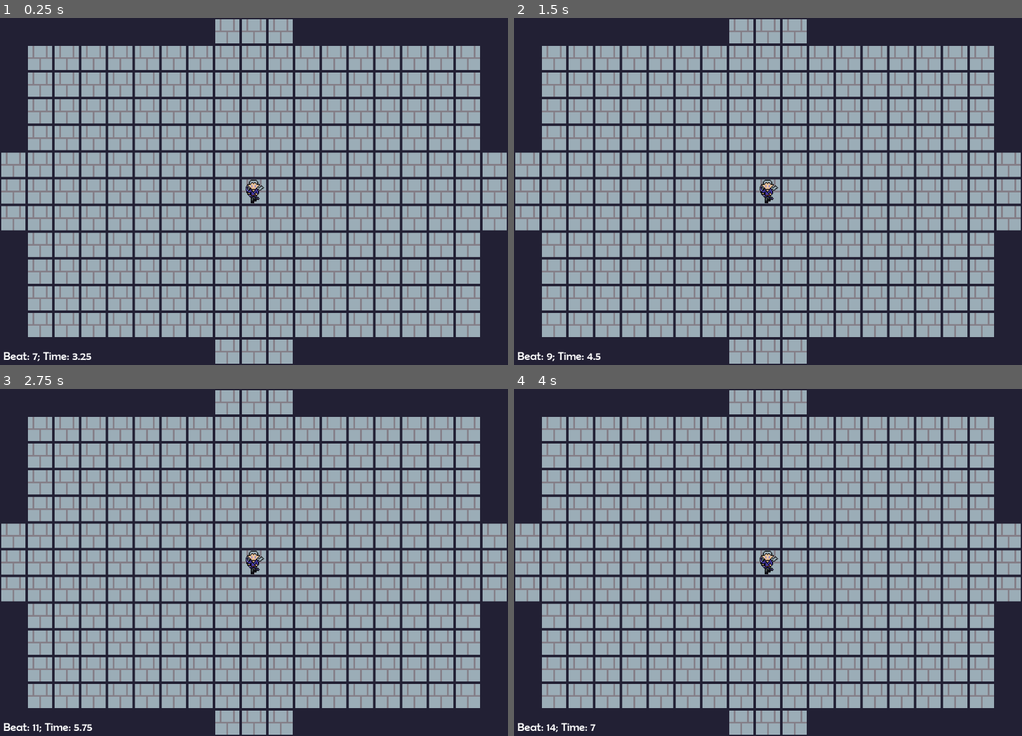
Above: before the commit, frames 1-4 (two rows, left to right).
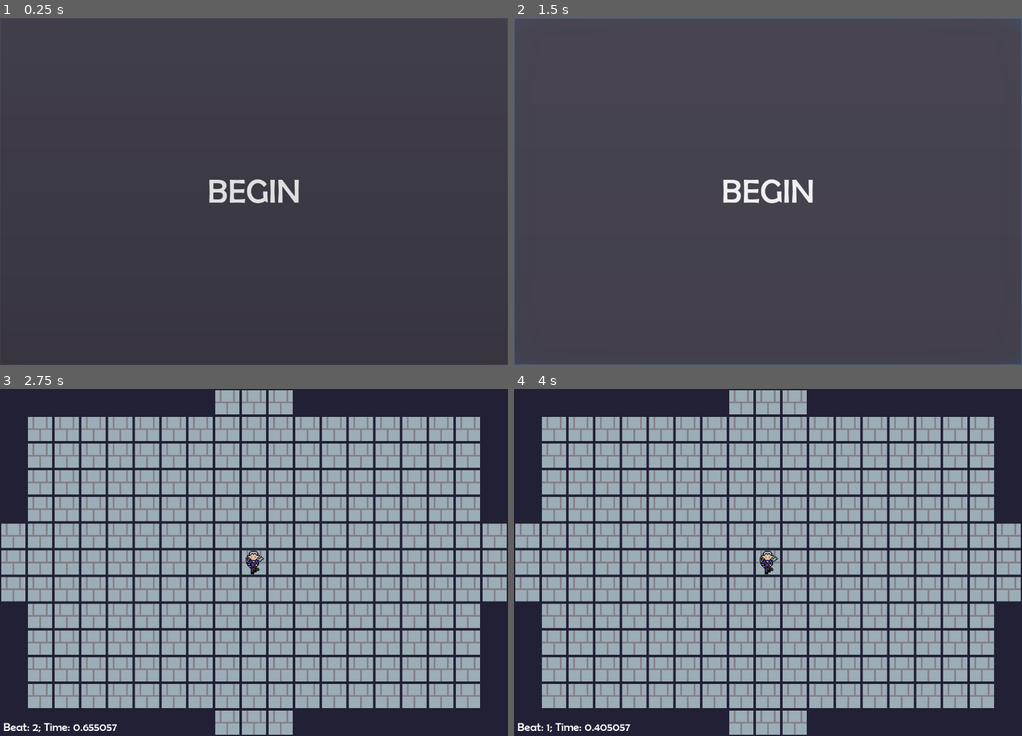
Above: after the commit, the same moments.

Repository: BradHipsher/EKC
Game: Godot game, scene res://main/Game.tscn
The game is run twice, just before and just after one commit, with the same random seed, the same clock (stepped at 60 frames per second) and the same inputs.
Inputs (mouse positions are in pixels of both pictures, inside the frame that each line leads up to):
- Up to frame 1 (0.25 s): no input
- Up to frame 2 (1.5 s): click (768, 191) at 0.5 s, where only the run after the commit has a clickable "BEGIN"; click (768, 191) at 1.25 s, where only the run after the commit has a clickable "BEGIN"
- Up to frame 3 (2.75 s): click (254, 562) at 2 s, where only the run after the commit has a clickable "BEGIN"
- Up to frame 4 (4 s): tap Enter at 2.75 s; move the mouse to (879, 545) at 2.77 s; hold Space (Tap) 2.78-3.53 s; move the mouse to (666, 579) at 3.52 s; tap Space (Tap) at 3.6 s

The runs differ from the first frame. In frame 1, 85% of the frame differs, in the area x 0-100%, y 0-100%; in frame 2, 98%; in frame 3, 0.2%; in frame 4, 0.2%.

Commit message:
add menu for loading buffer?

Diff:
--- a/main/Game.gd
+++ b/main/Game.gd
@@ -2,7 +2,7 @@
 
 var level_mapping_jank = {
 	# as more levels are added, uncomment below and make the last level end on end screen
-	"room" : "..."
+	"menu" : "..."
 }
 
 func _ready():
--- /dev/null
+++ b/main/screens/menu/menu.gd
@@ -0,0 +1,7 @@
+extends Control
+
+func _ready():
+	print("menu")
+
+func _on_Button_pressed():
+	Global.change_screen("room")
--- /dev/null
+++ b/main/screens/menu/menu.tscn
@@ -0,0 +1,49 @@
+[gd_scene load_steps=4 format=2]
+
+[ext_resource path="res://engine/fonts/BRLNSR.TTF" type="DynamicFontData" id=1]
+[ext_resource path="res://main/screens/menu/menu.gd" type="Script" id=2]
+
+[sub_resource type="DynamicFont" id=1]
+size = 80
+font_data = ExtResource( 1 )
+
+[node name="menu" type="Control"]
+anchor_right = 1.0
+anchor_bottom = 1.0
+script = ExtResource( 2 )
+__meta__ = {
+"_edit_use_anchors_": false
+}
+
+[node name="MarginContainer" type="MarginContainer" parent="."]
+anchor_right = 1.0
+anchor_bottom = 1.0
+__meta__ = {
+"_edit_use_anchors_": false
+}
+
+[node name="Panel" type="Panel" parent="MarginContainer"]
+margin_right = 1216.0
+margin_bottom = 832.0
+
+[node name="MarginContainer" type="MarginContainer" parent="MarginContainer/Panel"]
+anchor_right = 1.0
+anchor_bottom = 1.0
+size_flags_horizontal = 3
+size_flags_vertical = 3
+__meta__ = {
+"_edit_use_anchors_": false
+}
+
+[node name="Button" type="Button" parent="MarginContainer/Panel/MarginContainer"]
+margin_right = 1216.0
+margin_bottom = 832.0
+size_flags_horizontal = 3
+size_flags_vertical = 3
+custom_fonts/font = SubResource( 1 )
+text = "BEGIN"
+__meta__ = {
+"_edit_use_anchors_": false
+}
+
+[connection signal="pressed" from="MarginContainer/Panel/MarginContainer/Button" to="." method="_on_Button_pressed"]
